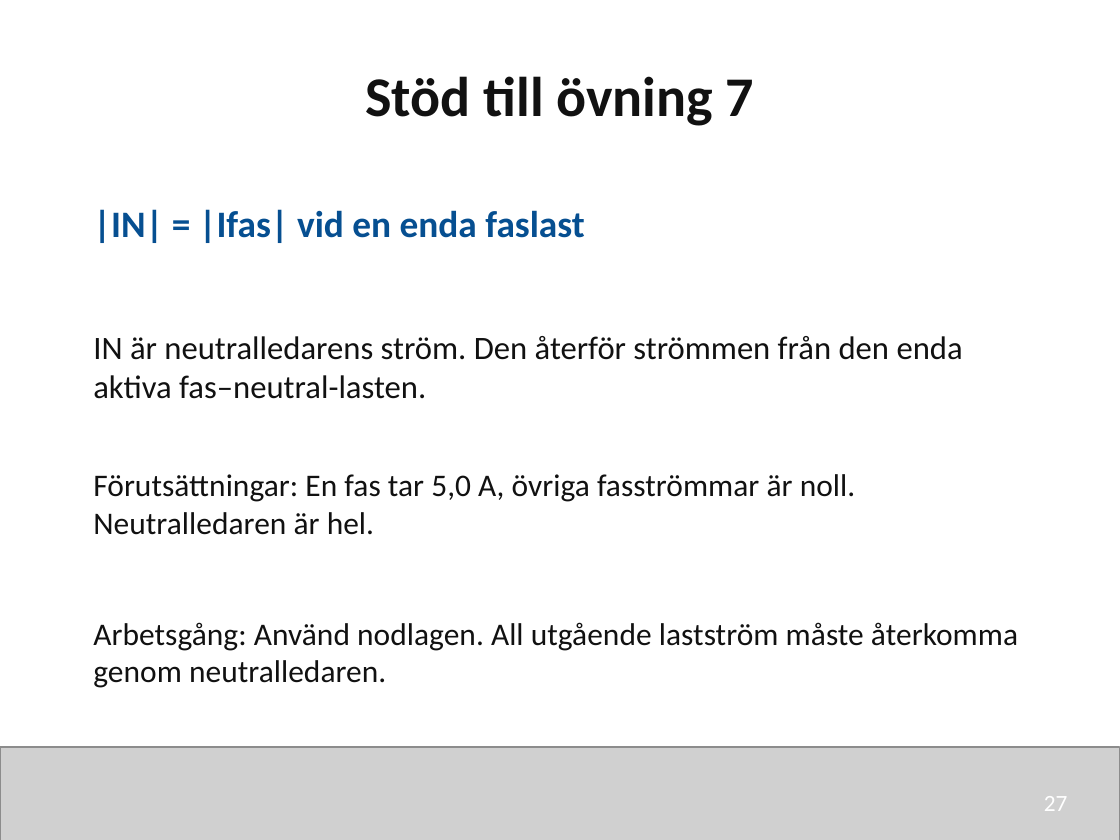
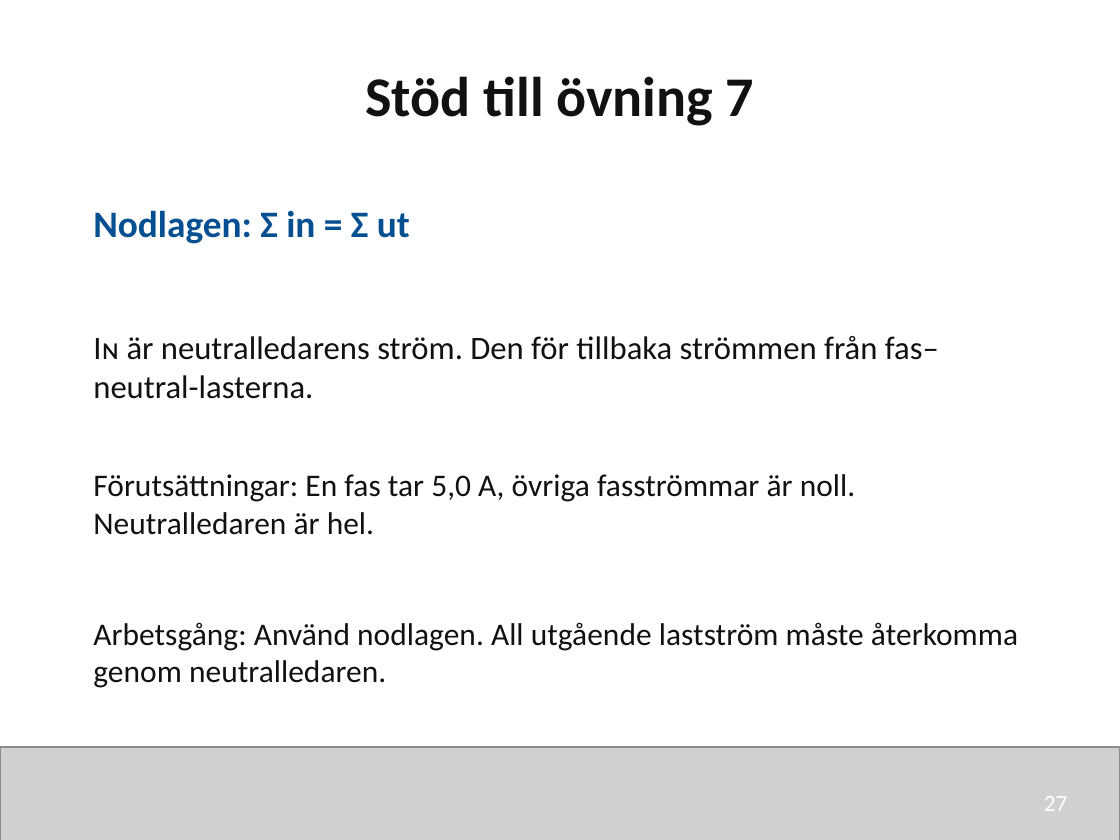
Before and after one commit to nj22az/nj22az.github.io, a slide deck: slide 27 of sjoskolan/vecka-41/aktuell/v41_01_Trefassystemets_grunder_elev.pptx. Drawn at 1120x840 pixels with LibreOffice and Linux fonts; fonts in the diff are those of the drawing; grey boxes stand for pictures. Boxes give left, top, right and bottom in pixels: in the first picture for what was removed or moved away, otherwise in the second. Text is boxed around its words. In the diff, an @@ line names an element or a change of style, - is before the commit and + after.

```diff
--- a/sjoskolan/vecka-41/aktuell/v41_01_Trefassystemets_grunder_elev.pptx
+++ b/sjoskolan/vecka-41/aktuell/v41_01_Trefassystemets_grunder_elev.pptx
@@ text at bbox=[93, 210, 410, 244]: text changed @@
-|IN| = |Ifas| vid en enda faslast
+Nodlagen: Σ in = Σ ut
@@ text at bbox=[93, 336, 939, 399]: text changed @@
-IN är neutralledarens ström. Den återför strömmen från den enda aktiva fas–neutral-lasten.
+Iɴ är neutralledarens ström. Den för tillbaka strömmen från fas–neutral-lasterna.
```
Also in this commit, not shown: 5 other slides changed, 12 other files.
